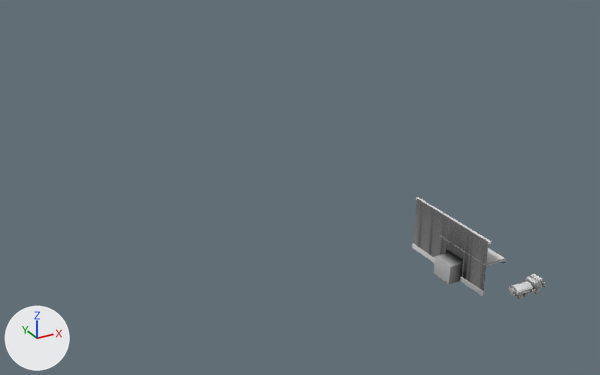
Before and after pictures for a commit that changed the glTF model public/games/military/models/lobby-set-v1.glb.
Rendered twice from a 50 mm lens placed at (-98.5, -94.8, 78.2), pointed at (-17.2, 53.0, 4.3). Every picture has the same lights, and +X, +Y and +Z are marked at lower left. The older version comes first.

Names of what the first picture shows: 'hangar', 'truck'.
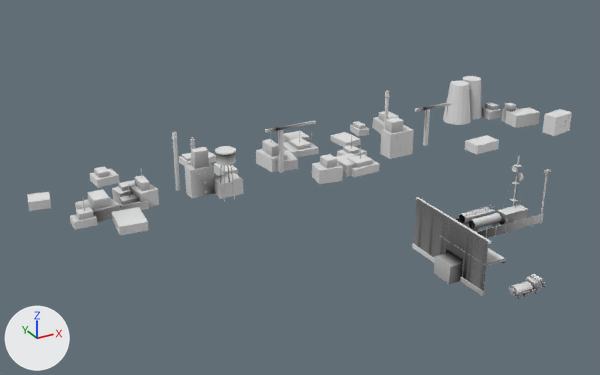
Edits to the bpy script that builds the scene:
```text
Add mat_mesh:
    mat_mesh = bpy.data.materials.new('mesh')
    # nodes: BsdfPrincipled, Mix, OutputMaterial, VertexColor
    # colours: white #e7e7e7, mixed with the vertex colours
Add mat_windows:
    mat_windows = bpy.data.materials.new('windows')
    # nodes: BsdfPrincipled, Mix, OutputMaterial, VertexColor
    # colours: white #e7e7e7, mixed with the vertex colours
Add mat_facade:
    mat_facade = bpy.data.materials.new('facade')
    # nodes: BsdfPrincipled, Mix, OutputMaterial, VertexColor
    # colours: white #e7e7e7, mixed with the vertex colours
Add me_yard:
    me_yard.from_pydata(...)  # 2196 vertices, 4024 faces; spans x 5.4..24.8, y 19.9..29.1, z 0.0..14.2
    me_yard.materials.append(mat_concrete)
    me_yard.materials.append(mat_olive)
    me_yard.materials.append(mat_steel)
    me_yard.materials.append(mat_grille)
    me_yard.materials.append(mat_chrome)
    me_yard.materials.append(mat_hazard)
    me_yard.materials.append(mat_cladding)
    me_yard.materials.append(mat_glass)
    me_yard.materials.append(mat_lamp)
    me_yard.materials.append(mat_mesh)
Add me_skyline:
    me_skyline.from_pydata(...)  # 1112 vertices, 1756 faces; spans x -70.9..71.8, y 57.2..90.8, z 0.0..14.3
    # faces by material slot: [1264, 492]
    me_skyline.materials.append(mat_facade)
    me_skyline.materials.append(mat_windows)
Add ob_yard:
    ob_yard = bpy.data.objects.new('yard', me_yard)
    ob_yard.location = (0.0, 0.0, 0.0)
Add ob_skyline:
    ob_skyline = bpy.data.objects.new('skyline', me_skyline)
    ob_skyline.location = (0.0, 0.0, 0.0)
```

Where the change shows, as pixel boxes [x1, y1, x2, y2] in the pictures (600 x 375 px):
'skyline', added: after [27, 76, 572, 235]
    faces in mat_facade: [27, 76, 572, 235]
'yard', added: after [455, 157, 551, 238]
    faces in mat_steel: [462, 157, 551, 237]
    faces in mat_olive: [459, 207, 501, 230]
    faces in mat_mesh: [478, 214, 543, 238]
    faces in mat_cladding: [498, 210, 527, 223]
    faces in mat_concrete: [455, 214, 542, 238]
